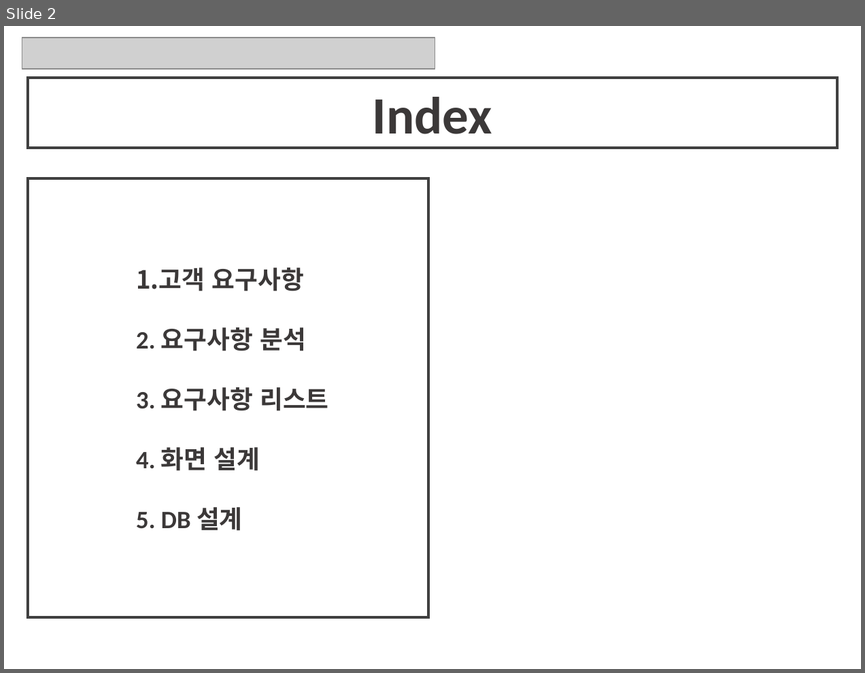
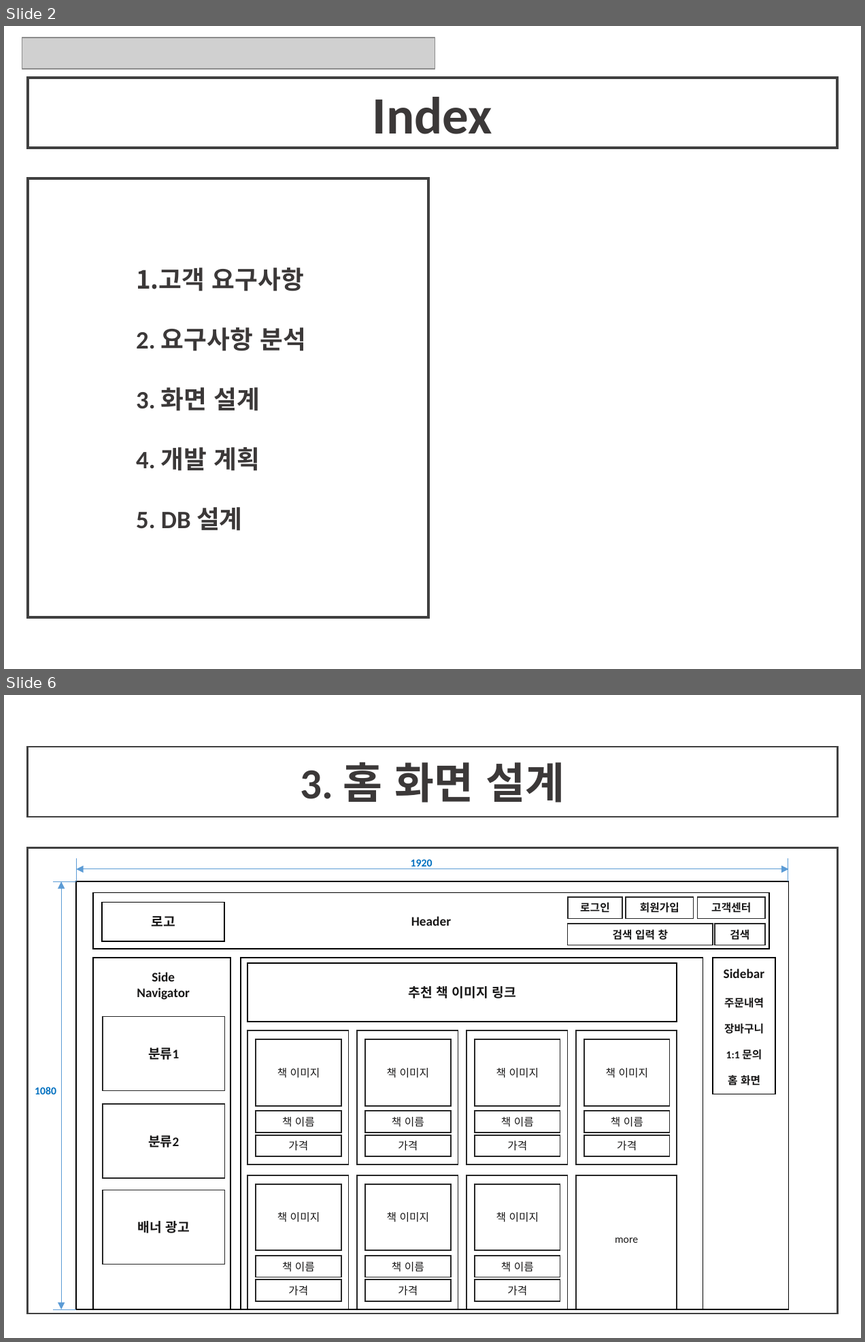
Before and after one commit to himediaai/DongGyun, a slide deck: 기획안.pptx. Shown one above the other, each under a label of ours: slide 2 before the commit, slides 2 and 6 after it; the slides between them are not shown. The pictures are 865x673 and 865x1342 pixels, drawn with LibreOffice and Linux fonts; fonts in the diff are those of the drawing; grey boxes stand for pictures. Boxes give left, top, right and bottom in pixels: in the first picture for what was removed or moved away, otherwise in the second. Text is boxed around its words. In the diff, an @@ line names an element or a change of style, - is before the commit and + after.

```diff
--- a/기획안.pptx
+++ b/기획안.pptx
@@ slide 6 added at (x1=4, y1=695, x2=861, y2=1338), background #FFFFFF @@
@@ rectangle added at (x1=27, y1=747, x2=837, y2=817), outline #404040 1.5 pt, 36 pt, text #3B3838, bold @@
+3. 홈 화면 설계
@@ rectangle added at (x1=27, y1=847, x2=837, y2=1312), outline #404040 1.5 pt @@
@@ line added from (76, 859) to (76, 882), #5B9BD5 0.5 pt @@
@@ double arrow added from (76, 869) to (789, 869), #5B9BD5 0.5 pt @@
@@ text added at (x1=411, y1=859, x2=432, y2=869), 9 pt, text #0070C0, bold @@
+1920
@@ line added from (788, 859) to (788, 882), #5B9BD5 0.5 pt @@
@@ line added from (76, 882) to (53, 882), #5B9BD5 0.5 pt @@
@@ double arrow added from (61, 882) to (61, 1309), #5B9BD5 0.5 pt @@
@@ rectangle added at (x1=76, y1=882, x2=788, y2=1309), outline #000000 1 pt @@
@@ rectangle added at (x1=93, y1=893, x2=769, y2=949), outline #000000 1 pt, 11 pt, text #181717, bold @@
+Header
@@ rectangle added at (x1=568, y1=897, x2=623, y2=919), outline #262626 1 pt, 9 pt, text #181717, bold @@
+로그인
@@ rectangle added at (x1=626, y1=897, x2=694, y2=919), outline #262626 1 pt, 9 pt, text #181717, bold @@
+회원가입
@@ rectangle added at (x1=697, y1=897, x2=765, y2=919), outline #262626 1 pt, 9 pt, text #181717, bold @@
+고객센터
@@ rectangle added at (x1=103, y1=902, x2=225, y2=942), outline #000000 1 pt, 11 pt, text #181717, bold @@
+로고
@@ rectangle added at (x1=568, y1=923, x2=713, y2=945), outline #262626 1 pt, 9 pt, text #181717, bold @@
+검색 입력 창
@@ rectangle added at (x1=715, y1=923, x2=765, y2=945), outline #262626 1 pt, 9 pt, text #181717, bold @@
+검색
@@ rectangle added at (x1=93, y1=957, x2=230, y2=1308), outline #000000 1 pt @@
@@ rectangle added at (x1=241, y1=957, x2=703, y2=1308), outline #000000 1 pt @@
@@ rectangle added at (x1=713, y1=957, x2=775, y2=1093), outline #000000 1 pt, 9 pt, text #181717, bold @@
+Sidebar
+주문내역
+장바구니
+1:1 문의
+홈 화면
@@ text added at (x1=137, y1=972, x2=190, y2=1000), 11 pt, text #181717, bold @@
+Side
+Navigator
@@ rectangle added at (x1=247, y1=962, x2=677, y2=1021), outline #000000 1 pt, 11 pt, text #181717, bold @@
+추천 책 이미지 링크
@@ rectangle added at (x1=103, y1=1016, x2=225, y2=1090), outline #262626 1 pt, 11 pt, text #181717, bold @@
+분류1
@@ text added at (x1=35, y1=1087, x2=56, y2=1094), 9 pt, text #0070C0, bold @@
+1080
@@ rectangle added at (x1=103, y1=1104, x2=225, y2=1177), outline #262626 1 pt, 11 pt, text #181717, bold @@
+분류2
@@ group added at (x1=247, y1=1030, x2=677, y2=1308): 29 rectangles, 1 text @@
+more
+책 이미지
+책 이름
+가격
+책 이미지
+책 이름
+가격
+책 이미지
+책 이름
+가격
+책 이미지
+책 이름
+가격
+책 이미지
+책 이름
+가격
+책 이미지
+책 이름
+가격
+책 이미지
+책 이름
+가격
@@ rectangle added at (x1=103, y1=1189, x2=225, y2=1263), outline #262626 1 pt, 11 pt, text #181717, bold @@
+배너 광고
@@ line added from (76, 1309) to (53, 1309), #5B9BD5 0.5 pt @@
@@ slide 2 changed as well @@
@@ text at (x1=136, y1=387, x2=260, y2=471): text changed @@
-3. 요구사항 리스트
-4. 화면 설계
+3. 화면 설계
+4. 개발 계획
```
Also in this commit, not shown: 2 other slides changed, 4 other slides added, 4 slides removed.
